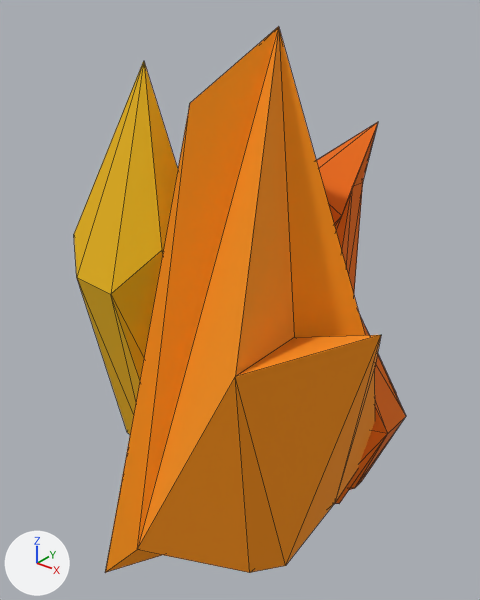
The COLLADA model fireSec1.dae as it was, and as the next commit left it.
The view is the same before and after, from a camera (50 mm lens) standing at (1.124, -1.407, 1.76) and looking at (-0.046, 0.055, 0.854). The lights are fixed; the arrows at lower left show +X, +Y and +Z. Mesh edges are drawn as thin lines. Where no turn or scale is listed for an object, it has been applied to the vertices.

In view in the first picture: 'dFlame1', 'midFlame', 'yFlame1'.
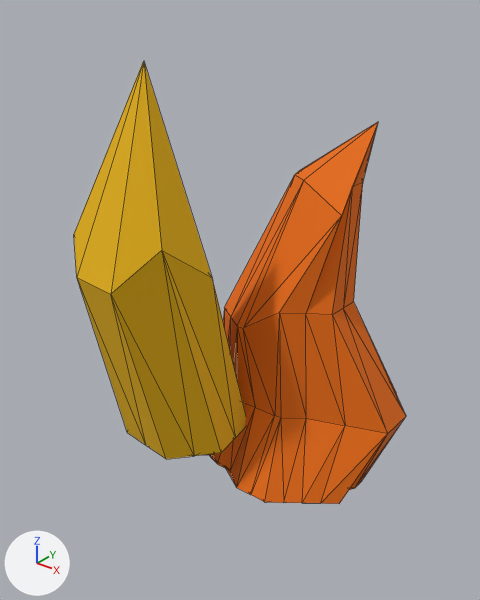
Edits to the bpy script that builds the scene:
```text
Remove ob_midflame:
    ob_midflame = bpy.data.objects.new('midFlame', me_cone)
    ob_midflame.location = (-0.076, -0.031, 0.212)
```

What differs and where, as boxes (x1, y1, x2, y2) in the pictures (480 x 600 px):
'midFlame', deleted (orange)
    before: (105, 26, 381, 573)
'dFlame1', unchanged, uncovered by the edit
    before: (316, 122, 406, 504)
    after: (208, 122, 406, 504)
